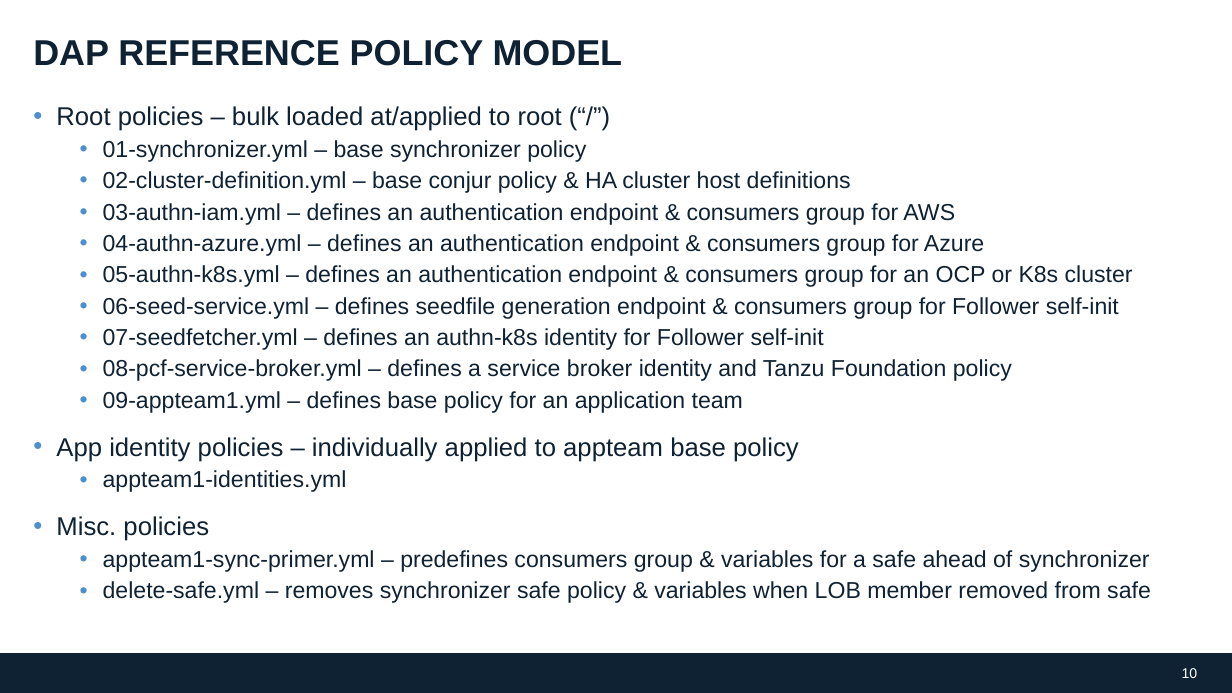
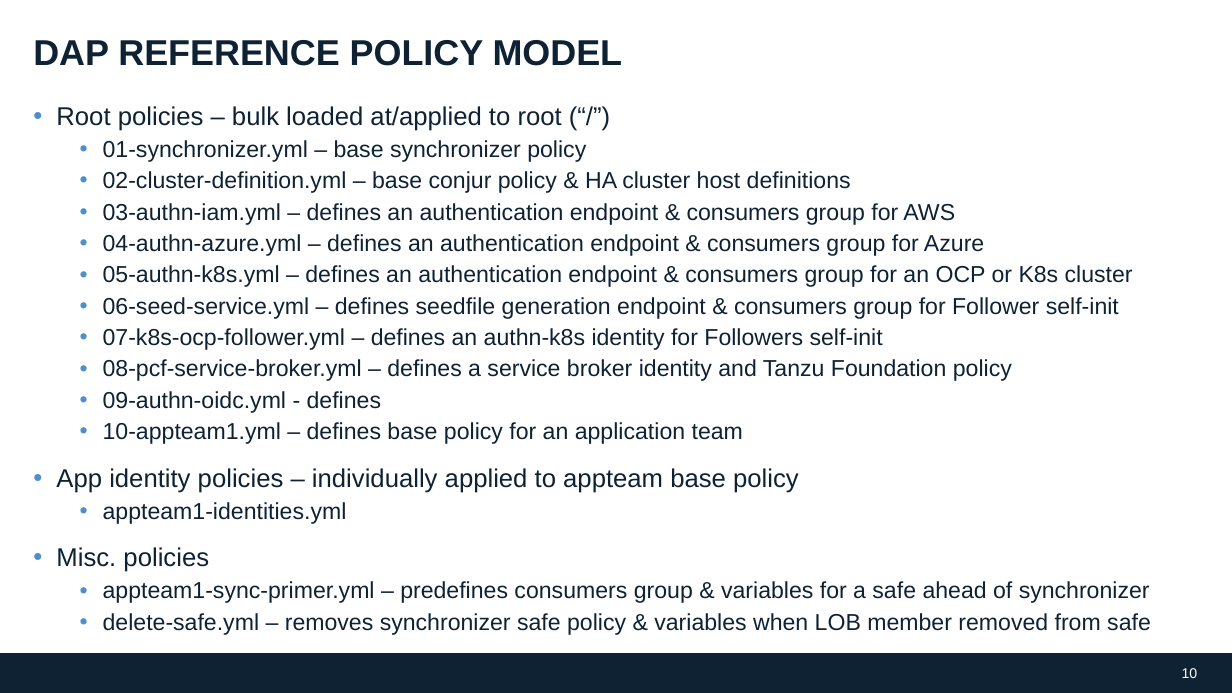
Before and after one commit to conjurdemos/conjur-policy-workshop, a slide deck: slide 10 of ppt/DAP-Policy-Model-200615JH.pptx. Drawn at 1232x693 pixels with LibreOffice and Linux fonts; fonts in the diff are those of the drawing; background and template pictures are left out. Boxes give left, top, right and bottom in pixels: in the first picture for what was removed or moved away, otherwise in the second. Text is boxed around its words. In the diff, an @@ line names an element or a change of style, - is before the commit and + after.

Commit message:
update slides for seed-service, authn-oidc & name changes

```diff
--- a/ppt/DAP-Policy-Model-200615JH.pptx
+++ b/ppt/DAP-Policy-Model-200615JH.pptx
@@ text at (103,328,883,350): text changed @@
-  • 07-seedfetcher.yml – defines an authn-k8s identity for Follower self-init
+  • 07-k8s-ocp-follower.yml – defines an authn-k8s identity for Followers self-init
@@ text at (103,391,743,444): text changed @@
-  • 09-appteam1.yml – defines base policy for an application team
+  • 09-authn-oidc.yml - defines
+  • 10-appteam1.yml – defines base policy for an application team
```
Also in this commit, not shown: 3 other slides changed, 1 slide added.
